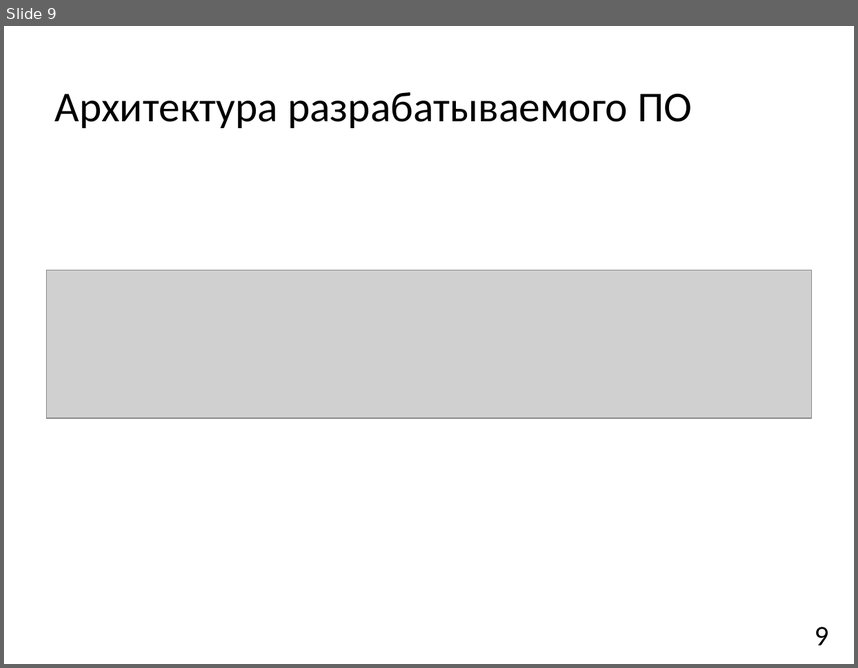
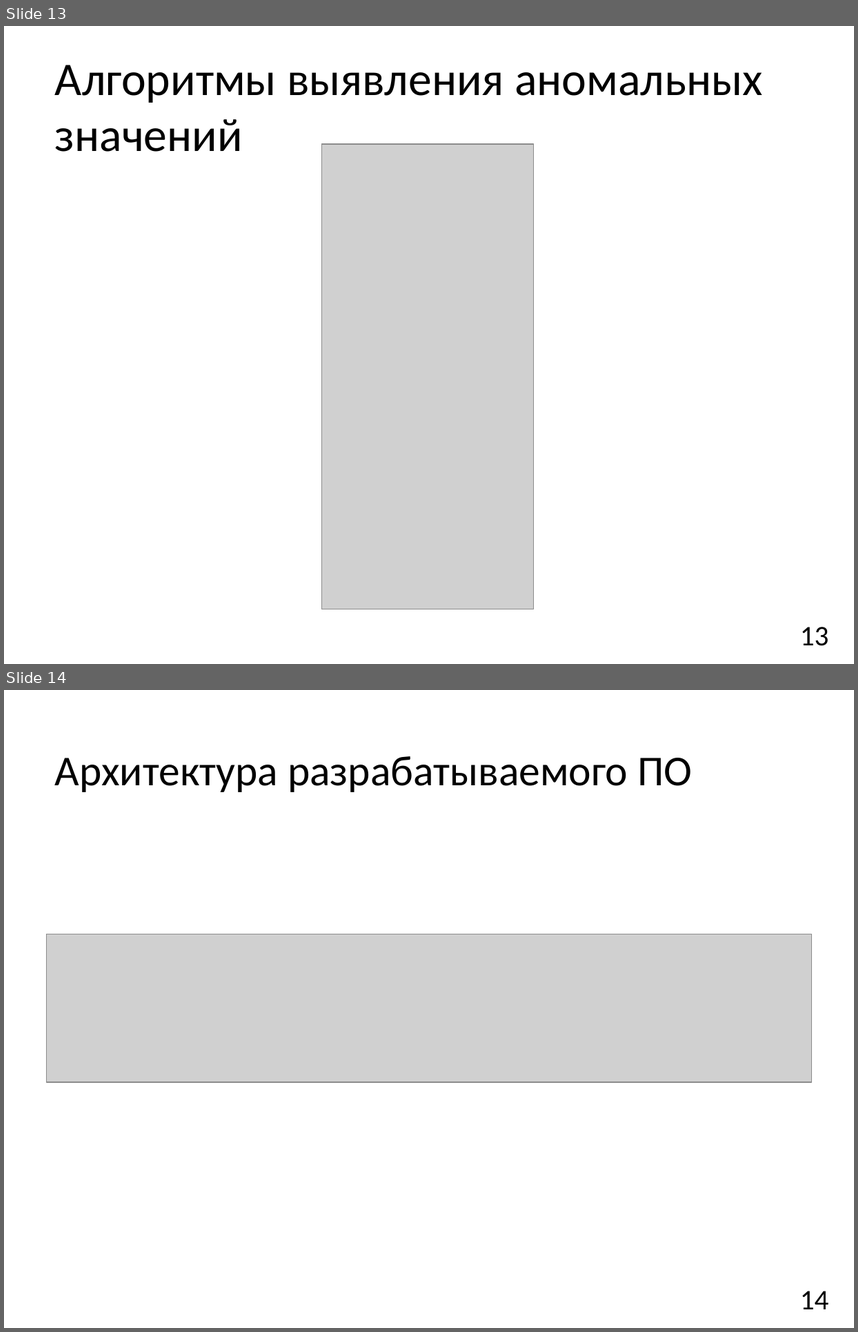
Before and after one commit to ostaaaaat/monitoring, a slide deck: 3 [Презентация].pptx. Shown one above the other, each under a label of ours: slide 9 before the commit, slides 13 and 14 after it. The pictures are 858x668 and 858x1332 pixels, drawn with LibreOffice and Linux fonts; fonts in the diff are those of the drawing; grey boxes stand for pictures. Boxes give left, top, right and bottom in pixels: in the first picture for what was removed or moved away, otherwise in the second. Text is boxed around its words. In the diff, an @@ line names an element or a change of style, - is before the commit and + after.

```diff
--- a/3 [Презентация].pptx
+++ b/3 [Презентация].pptx
@@ slide 13 added at (x1=4, y1=26, x2=854, y2=664), background #FFFFFF @@
@@ title added at (x1=55, y1=65, x2=763, y2=152), 39.6 pt, text #000000 @@
+Алгоритмы выявления аномальных значений
@@ picture added at (x1=322, y1=144, x2=534, y2=609) @@
@@ page number added at (x1=800, y1=626, x2=829, y2=646), 24 pt, text #000000 @@
+13
@@ what was slide 9 is now slide 14 @@
@@ page number at (x1=800, y1=1290, x2=829, y2=1309): text changed @@
-9
+14
```
Also in this commit, not shown: 1 slide changed, 4 other slides added, 1 other file.
